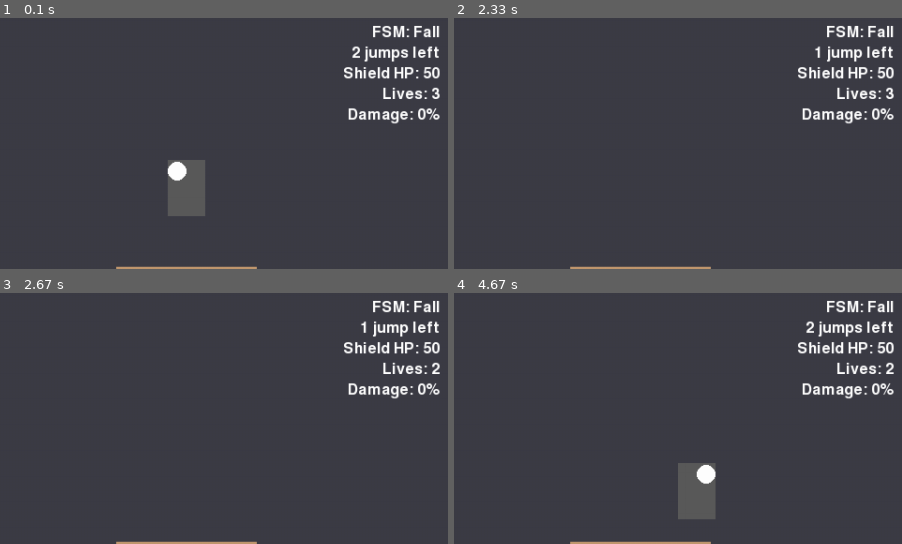
Above: before the commit, frames 1-4 (two rows, left to right).
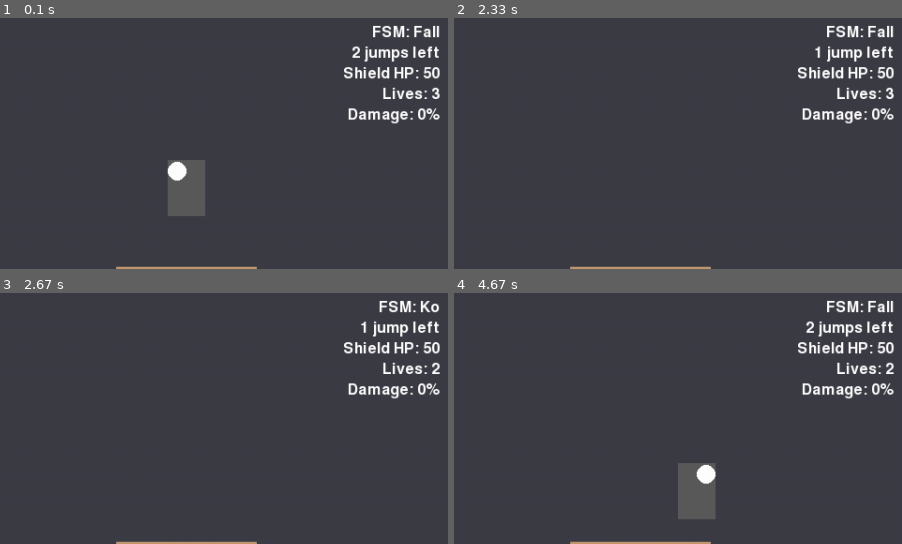
Above: after the commit, the same moments.

Repository: avidrucker/pycats
Game: pygame game, started from pycats/game.py
Two runs of this game, one before a commit and one after it. Both use one fixed random seed, a clock stepped at 60 frames per second and the inputs below.
Inputs:
- Up to frame 1 (0.1 s): no input
- Up to frame 2 (2.33 s): tap X at 0.33 s; hold Right 0.67-1.13 s; hold D 0.67-1.13 s; hold Up 1.17-1.47 s; hold W 1.17-1.47 s; hold Right 1.5-1.97 s; hold D 1.5-1.97 s; hold Left from 2 s (still down); hold A from 2 s (still down)
- Up to frame 3 (2.67 s): release Left at 2.53 s; release A at 2.53 s; tap V at 2.57 s
- Up to frame 4 (4.67 s): hold Left 3.23-3.63 s; hold A 3.23-3.63 s; hold Up 3.67-4.03 s; hold W 3.67-4.03 s; hold Right from 4.07 s (still down); hold D from 4.07 s (still down)
The pictures show only the part of the screen within x 50-100%, y 4-54%; the shares and areas given below are measured in that part.

Frames 1-2 are identical in both runs. In frame 3, 0.5% of the frame differs, in the area x 83-99%, y 3-8%; in frame 4, nothing differs.

Commit message:
feat ko state, refactor to use fsm instead of old state, rm unused code, update todos

Diff:
--- a/pycats/entities/player.py
+++ b/pycats/entities/player.py
@@ -109,7 +109,6 @@
         self.drop_platform = None
 
         # FSM current state
-        self.state = PState.IDLE
         self.fsm = self._build_fsm()
 
         # Facing
@@ -120,14 +119,14 @@
         """Called by combat system when this player is struck."""
         if self.shielding and self.shield_hp > 0:
             self.shield_hp = max(0, self.shield_hp - atk.damage)
+        #### TODO: elif dodging
         else:
             self.percent += atk.damage
-            kb = atk.base_kb + atk.kb_scale * self.percent
-            direction = 1 if atk.owner.facing_right else -1
+            kb = atk.base_kb + atk.kb_scale * self.percent # knockback calculation
+            direction = 1 if atk.owner.facing_right else -1 # the direction of the attack
             radians = math.radians(atk.angle)
             self.vel.x = kb * math.cos(radians) * direction
             self.vel.y = kb * -math.sin(radians)  # up = negative y
-            self.state = PState.FALL
 
     def _handle_landing(self, was_airborne: bool):
         if self.on_ground and was_airborne:
@@ -156,27 +155,22 @@
             return
 
         # ---------- shield tick ----------
-        if self._pressed(held, "shield") and self.state == PState.SHIELD:
+        if self._pressed(held, "shield") and self.fsm.state == "shield":
             self.shielding = True
             self.shield_hp = round(max(self.shield_hp - 0.2, 0), 2)
         else:
             self.shielding = False
             self.shield_hp = round(min(self.shield_hp + 0.2, SHIELD_MAX_HP), 2)
 
-        # timers ----------------------------------------------------
-        if (
-            self.dodge_timer > 0
-        ):  #### Q: is `if self.dodge_timer:` better or more performant?
-            self.dodge_timer -= 1
-            if self.dodge_timer == 0 and self.state == PState.DODGE:
-                self.state = PState.FALL if not self.on_ground else PState.IDLE
-
+        # ---------- airborne check ----------
+        # note: this is used to determine whether the player was airborne before landing, so that
+        #       the player can reset their jumps when landing
         was_airborne = not self.on_ground
 
         # input / movement / state logic --------------------------------------
-        if self.state != PState.DODGE:
-            self.handle_actions(input_frame, attack_group)
-            self.handle_move(held)
+        # if self.fsm.state != "dodge": #### TODO: implement dodge state
+        self.handle_actions(input_frame, attack_group)
+        self.handle_move(held)
 
         # physics ---------------------------------------------------
         apply_gravity(self.vel)
@@ -191,16 +185,8 @@
 
         self._handle_landing(was_airborne)
 
-        # automatic state transitions ------------------------------
-        if self.state not in (PState.SHIELD, PState.DODGE):
-            if not self.on_ground:
-                self.state = PState.JUMP if self.vel.y < 0 else PState.FALL
-            else:
-                self.state = PState.RUN if self.vel.x else PState.IDLE
-
         # FSM state transitions -----------------------------------
         self.fsm.update()
-        assert self.fsm.state.upper() == self.state.name, f"FSM desync detected: {self.fsm.state.upper()} != {self.state.name}"
 
     # ============================================================== helpers
     def _pressed(self, key_set: set[int], name):
@@ -217,7 +203,7 @@
             self.on_ground,
             self._pressed(keys, "left"),
             self._pressed(keys, "right"),
-            locked=self.state == PState.SHIELD,
+            locked=self.fsm.state == "shield", # prevents moving while shielding, this may need to change when dodging is implemented
         )
 
     # actions
@@ -228,24 +214,20 @@
         )  # formerly prev_keys, refers to keys just freshly pressed this frame
 
         # ------- Shield -------------------------------------------
-        if self._pressed(held, "shield"):
+        if self._pressed(held, "shield") and self.fsm.state in ("idle", "shield"):
             #### TODO: prevent entering of shield state when falling/jumping, when in hurt state, etc.
-            if self.state != PState.SHIELD:
-                self.state = PState.SHIELD
             self.shielding = True
-        elif self.state == PState.SHIELD:
-            self.state = PState.IDLE
+        else:
+            self.shielding = False
+
+        # if shielding, then shield HP goes down, otherwise it goes up
+        if self.fsm.state == "shield":
+            self.shield_hp = round(max(self.shield_hp - 0.2, 0), 2)
+        else:
+            self.shield_hp = round(min(self.shield_hp + 0.2, SHIELD_MAX_HP), 2)
 
         # ------- Dodge --------------------------------------------
         #### TODO: implement dodge as a combo press of directional + shield
-        # if (self._pressed(pressed, "dodge") and not self._pressed(prev_keys, "dodge")
-        #         and self.dodge_timer == 0 and self.state != PState.SHIELD):
-        #     self.state = PState.DODGE
-        #     self.dodge_timer = DODGE_FRAMES
-        #     direction = 1 if self.vel.x >= 0 else -1
-        #     self.vel.x = direction * MOVE_SPEED * 2
-        #     self.vel.y = JUMP_VEL / 2
-        #     return
 
         # ------- Jump ---------------------------------------------
         jump_pressed = self._pressed(pressed, "up")
@@ -253,73 +235,20 @@
         if (
             jump_pressed
             and self.jumps_remaining
-            and self.state in (PState.RUN, PState.IDLE, PState.FALL, PState.JUMP)
+            and self.fsm.state in ("fall", "jump", "idle", "run")
         ):
             self.vel.y = JUMP_VEL
             self.jumps_remaining -= 1
-            self.state = PState.JUMP
 
         # ------- Attack -------------------------------------------
         #### TODO: implement attack buffering, that attacks can be chained
         atk_pressed = self._pressed(pressed, "attack")
-        if atk_pressed and self.state not in (PState.SHIELD, PState.DODGE):
+        if atk_pressed and self.fsm.state not in ("shield", "dodge"):
             attack_group.add(Attack(self, disappear_on_hit=False))
         #### TODO: implement grab from shield state or combo press of attack + shield from idle/run state
 
         # e.g. disappearing ranged attack (vanish immediately on hit) like fireballs
         # attack_group.add(Attack(self, disappear_on_hit=True))
-
-    # ============================================================== physics
-    def apply_gravity(self):
-        if self.vel.y < MAX_FALL_SPEED:
-            self.vel.y += GRAVITY
-        self.rect.x += self.vel.x
-        self.rect.y += self.vel.y
-
-    def vertical_collision(self, platforms, keys):
-        self.on_ground = False
-
-        def x_overlap(a: pygame.Rect, b: pygame.Rect):
-            return a.right > b.left and a.left < b.right
-
-        if self.drop_platform and self.rect.top > self.drop_platform.rect.bottom:
-            self.drop_platform = None
-
-        landing = None
-        for p in platforms:
-            if p is self.drop_platform:
-                continue
-
-            overlap = self.rect.colliderect(p.rect)
-            flush = (
-                self.rect.bottom == p.rect.top
-                and self.vel.y >= 0
-                and x_overlap(self.rect, p.rect)
-            )
-
-            if not (overlap or flush):
-                continue
-
-            if p.thin:
-                from_above = (
-                    self.vel.y >= 0 and self.rect.bottom - self.vel.y <= p.rect.top
-                )
-                if from_above and not self._pressed(keys, "down"):
-                    landing = p
-            else:
-                if self.vel.y >= 0 and self.rect.bottom - self.vel.y <= p.rect.top:
-                    landing = p
-                elif self.vel.y < 0 and self.rect.top - self.vel.y >= p.rect.bottom:
-                    self.rect.top = p.rect.bottom
-                    self.vel.y = 0
-
-        if landing:
-            self.rect.bottom = landing.rect.top
-            self.vel.y = 0
-            self.on_ground = True
-            self.jumps_remaining = MAX_JUMPS
-            if landing.thin and self._pressed(keys, "down"):
-                self.drop_platform = landing
 
     # ============================================================= KO / respawn
     def _outside_blast_zone(self) -> bool:
@@ -337,6 +266,7 @@
         # hide sprite off-screen
         self.rect.center = (-1000, -1000)
         self.vel.update(0, 0)
+        self.fsm.state = "ko"
 
     def _respawn(self):
         #### TODO: implement temporary respawn invulnerability
@@ -346,7 +276,6 @@
         self.is_alive = True
         self.rect.midbottom = self.spawn_point
         self.vel.update(0, 0)
-        self.state = PState.FALL  # will auto-snap to IDLE on landing
         self.jumps_remaining = MAX_JUMPS
         self.percent = 0
         self.shield_hp = SHIELD_MAX_HP
@@ -367,10 +296,13 @@
                     Transition("jump", lambda f, ctx: self.vel.y < 0),
                     Transition("fall", lambda f, ctx: not self.on_ground and self.vel.y > 0),
                 ],
-                "jump":[ Transition("fall", lambda f,ctx: self.vel.y >= 0) ],
+                "jump":[ Transition("fall", lambda f,ctx: self.vel.y >= 0),
+                        Transition("ko", lambda f, ctx: not self.is_alive) ],
                 "fall":[ Transition("idle", lambda f,ctx: self.on_ground and self.vel.x == 0),
                          Transition("run", lambda f,ctx: self.on_ground and self.vel.x != 0),
-                         Transition("jump", lambda f, ctx: self.vel.y < 0) ],
+                         Transition("jump", lambda f, ctx: self.vel.y < 0),
+                         Transition("ko", lambda f, ctx: not self.is_alive) ],
                 "shield":[ Transition("idle", lambda f,ctx: not self.shielding) ],
+                "ko": [ Transition("idle", lambda f, ctx: self.is_alive)],
             },
         )
